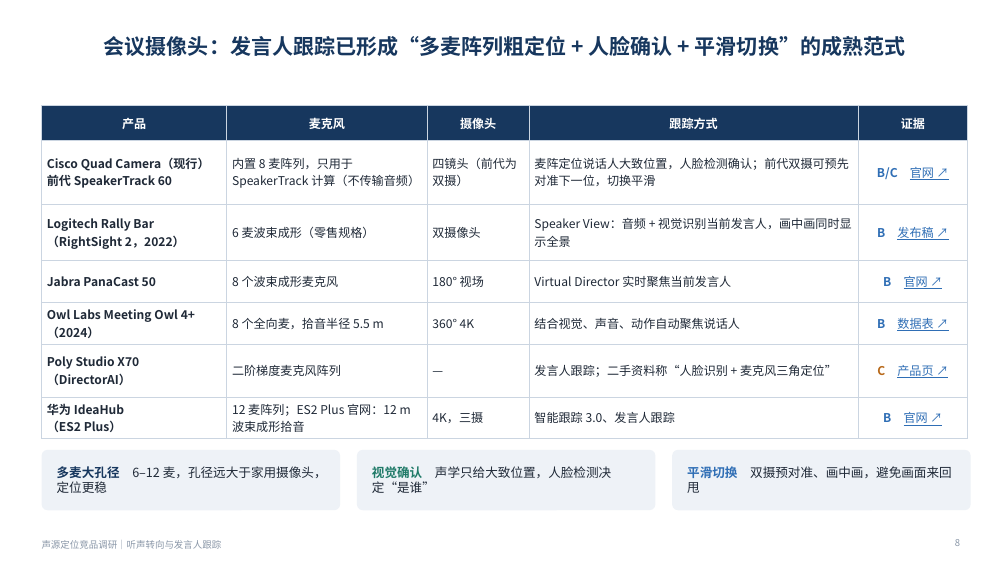
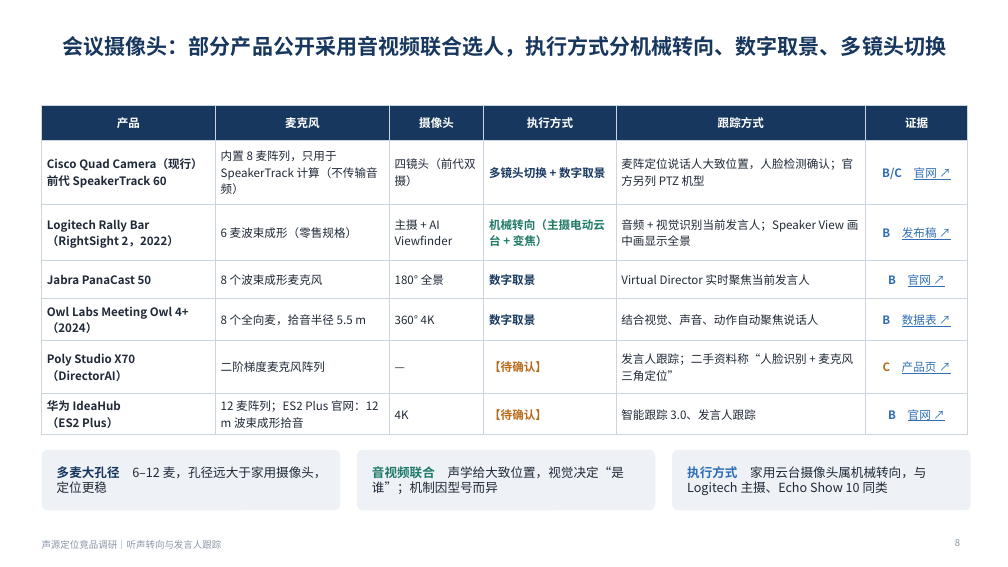
Before and after one commit to ZeroFoxxi/ssl-scene1, a slide deck: slide 8 of 声源定位竞品调研_听声转向与发言人跟踪.pptx. Drawn at 1008x567 pixels with LibreOffice and Linux fonts; fonts in the diff are those of the drawing. Boxes give left, top, right and bottom in pixels: in the first picture for what was removed or moved away, otherwise in the second. Text is boxed around its words. In the diff, an @@ line names an element or a change of style, - is before the commit and + after.

```diff
--- a/声源定位竞品调研_听声转向与发言人跟踪.pptx
+++ b/声源定位竞品调研_听声转向与发言人跟踪.pptx
@@ title at [63, 36, 946, 57]: text changed @@
-会议摄像头：发言人跟踪已形成“多麦阵列粗定位 + 人脸确认 + 平滑切换”的成熟范式
+会议摄像头：部分产品公开采用音视频联合选人，执行方式分机械转向、数字取景、多镜头切换
@@ table at [42, 106, 968, 432] @@
-column 3: 摄像头 | 四镜头（前代为双摄） | 双摄像头 | 180° 视场 | 360° 4K | — | 4K，三摄
-column 4: 跟踪方式 | 麦阵定位说话人大致位置，人脸检测确认；前代双摄可预先对准下一位，切换平滑 | Speaker View：音频 + 视觉识别当前发言人，画中画同时显示全景 | Virtual Director 实时聚焦当前发言人 | 结合视觉、声音、动作自动聚焦说话人 | 发言人跟踪；二手资料称“人脸识别 + 麦克风三角定位” | 智能跟踪 3.0、发言人跟踪
+column 3: 摄像头 | 四镜头（前代双摄） | 主摄 + AI Viewfinder | 180° 全景 | 360° 4K | — | 4K
+column 4: 执行方式 | 多镜头切换 + 数字取景 | 机械转向（主摄电动云台 + 变焦） | 数字取景 | 数字取景 | 【待确认】 | 【待确认】
+column 5: 跟踪方式 | 麦阵定位说话人大致位置，人脸检测确认；官方另列 PTZ 机型 | 音频 + 视觉识别当前发言人；Speaker View 画中画显示全景 | Virtual Director 实时聚焦当前发言人 | 结合视觉、声音、动作自动聚焦说话人 | 发言人跟踪；二手资料称“人脸识别 + 麦克风三角定位” | 智能跟踪 3.0、发言人跟踪
@@ text at [372, 466, 624, 494]: text changed @@
-视觉确认 声学只给大致位置，人脸检测决定“是谁”
+音视频联合 声学给大致位置，视觉决定“是谁”；机制因型号而异
@@ text at [687, 466, 926, 495]: text changed @@
-平滑切换 双摄预对准、画中画，避免画面来回甩
+执行方式 家用云台摄像头属机械转向，与 Logitech 主摄、Echo Show 10 同类
```
Also in this commit, not shown: 11 other slides changed, 3 other files.
